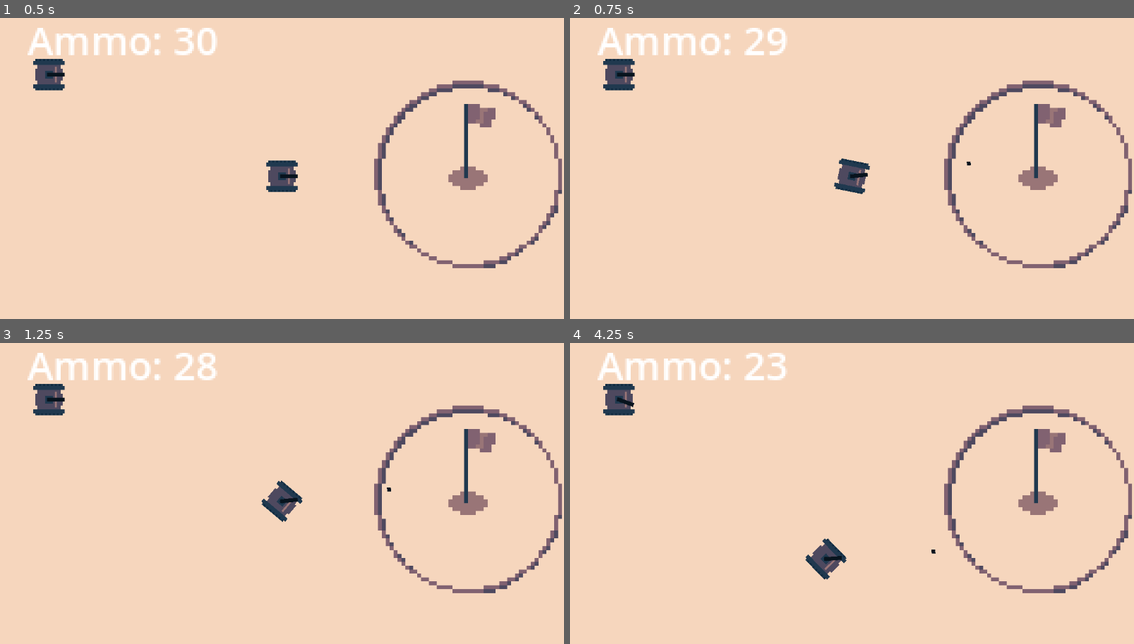
Above: before the commit, frames 1-4 (two rows, left to right).
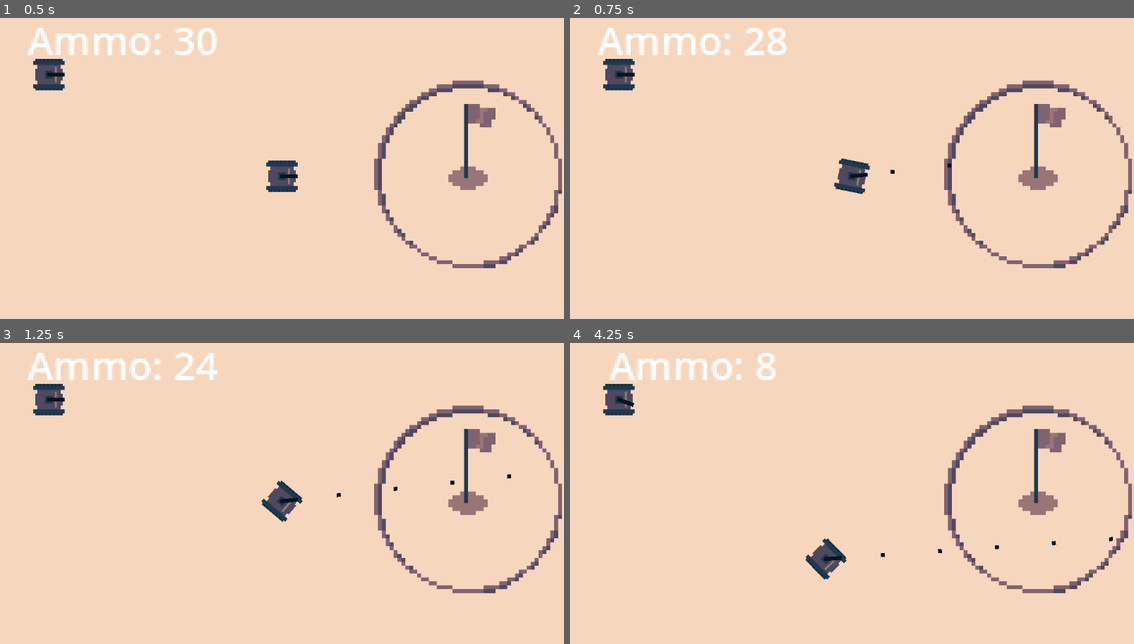
Above: after the commit, the same moments.

Repository: brageaasen/Fuel-Fury
Game: Godot game, scene res://MainScene.tscn
Same seed, same stepped clock (60 frames per second), same inputs: the game is played once before the commit and once after it.
Inputs (mouse positions are in pixels of both pictures, inside the frame that each line leads up to):
- Up to frame 1 (0.5 s): no input
- Up to frame 2 (0.75 s): tap Enter at 0.5 s; move the mouse to (976, 159) at 0.52 s; press the mouse at (976, 159) at 0.53 s; hold D (turn_right) from 0.53 s (still down)
- Up to frame 3 (1.25 s): keep holding D (turn_right); right-click (406, 484) at 0.8 s
- Up to frame 4 (4.25 s): move the mouse to (739, 517) at 1.27 s; release D (turn_right) at 1.28 s; release the mouse at (739, 517) at 1.28 s; hold S (back) 1.28-2.03 s; right-click (739, 517) at 1.35 s; click (739, 517) at 1.55 s; move the mouse to (908, 430) at 2.02 s; press the mouse at (908, 430) at 2.03 s; hold D (turn_right) 2.03-2.78 s; right-click (908, 430) at 2.3 s; move the mouse to (823, 565) at 2.77 s; release the mouse at (823, 565) at 2.78 s; hold W (forward) 2.78-3.53 s; right-click (823, 565) at 2.85 s; click (823, 565) at 3.05 s; move the mouse to (1021, 547) at 3.52 s; press the mouse at (1021, 547) at 3.53 s; hold A (turn_left) from 3.53 s (still down); right-click (1021, 547) at 3.8 s

Frame 1 is identical in both runs. In frame 2, 0.1% of the frame differs, in the area x 35-72%, y 5-52%; in frame 3, 0.2%; in frame 4, 1.2%, in the area x 4-97%, y 3-72%.

Commit message:
Added dual weapons on tanks. MG and Anti tank weapon.

Diff:
--- a/bullets/Bullet.tscn
+++ b/bullets/Bullet.tscn
@@ -1,18 +1,13 @@
-[gd_scene load_steps=5 format=3 uid="uid://bocuou03h0uf3"]
+[gd_scene load_steps=4 format=3 uid="uid://bocuou03h0uf3"]
 
 [ext_resource type="Script" path="res://bullets/Bullet.gd" id="1_fvfbp"]
 [ext_resource type="Texture2D" uid="uid://b3lwpmirdujn0" path="res://assets/Bullet.png" id="2_qd8qt"]
-[ext_resource type="PackedScene" uid="uid://dydi1sfsju10l" path="res://particles/Explosion.tscn" id="2_s1hxg"]
 
 [sub_resource type="RectangleShape2D" id="RectangleShape2D_3ysde"]
 size = Vector2(2, 2)
 
 [node name="Bullet" type="Area2D"]
 script = ExtResource("1_fvfbp")
-Explosion_particles = ExtResource("2_s1hxg")
-speed = 750
-damage = 20
-lifetime = 0.5
 
 [node name="Sprite2D" type="Sprite2D" parent="."]
 texture = ExtResource("2_qd8qt")
--- /dev/null
+++ b/bullets/MachineGunBullet.gd
@@ -0,0 +1 @@
+extends "res://bullets/Bullet.gd"
--- /dev/null
+++ b/bullets/MachineGunBullet.tscn
@@ -0,0 +1,11 @@
+[gd_scene load_steps=3 format=3 uid="uid://3w5jh4kcf4th"]
+
+[ext_resource type="PackedScene" uid="uid://bocuou03h0uf3" path="res://bullets/Bullet.tscn" id="1_situ0"]
+[ext_resource type="Script" path="res://bullets/MachineGunBullet.gd" id="2_wyfcg"]
+
+[node name="MachineGunBullet" instance=ExtResource("1_situ0")]
+collision_mask = 5
+script = ExtResource("2_wyfcg")
+speed = 300
+damage = 1
+lifetime = 2.0
--- a/bullets/PlayerBullet.tscn
+++ b/bullets/PlayerBullet.tscn
@@ -6,5 +6,5 @@
 [node name="PlayerBullet" instance=ExtResource("1_07lw7")]
 collision_mask = 5
 script = ExtResource("2_hoi6o")
-speed = 300
+speed = 250
 lifetime = 2.0
--- a/project.godot
+++ b/project.godot
@@ -42,9 +42,14 @@
 "events": [Object(InputEventKey,"resource_local_to_scene":false,"resource_name":"","device":-1,"window_id":0,"alt_pressed":false,"shift_pressed":false,"ctrl_pressed":false,"meta_pressed":false,"pressed":false,"keycode":0,"physical_keycode":68,"key_label":0,"unicode":100,"echo":false,"script":null)
 ]
 }
-click={
+left_click={
 "deadzone": 0.5,
 "events": [Object(InputEventMouseButton,"resource_local_to_scene":false,"resource_name":"","device":0,"window_id":0,"al …(252 unchanged characters)…
+]
+}
+right_click={
+"deadzone": 0.5,
+"events": [Object(InputEventMouseButton,"resource_local_to_scene":false,"resource_name":"","device":0,"window_id":0,"alt_pressed":false,"shift_pressed":false,"ctrl_pressed":false,"meta_pressed":false,"button_mask":0,"position":Vector2(0, 0),"global_position":Vector2(0, 0),"factor":1.0,"button_index":2,"canceled":false,"pressed":false,"double_click":false,"script":null)
 ]
 }
 
--- a/tanks/Player.gd
+++ b/tanks/Player.gd
@@ -1,6 +1,8 @@
 extends "res://tanks/Tank.gd"
 
 var ammo_storage: int = 30
+var heavy_bullet:PackedScene = load( "res://bullets/PlayerBullet.tscn" )
+var machine_gun_bullet:PackedScene = load( "res://bullets/PlayerBullet.tscn" )
 
 signal ammo_updated # Signal for HUD
 
@@ -8,6 +10,7 @@
 	ammo_updated.emit(ammo_storage)
 
 func control(delta):
+	print($GunTimer.wait_time)
 	$Weapon.look_at(get_global_mouse_position())
 	var rotation_direction = 0
 	if Input.is_action_pressed("turn_right"):
@@ -20,9 +23,14 @@
 		velocity = Vector2(speed, 0).rotated(rotation)
 	if Input.is_action_pressed("back"):
 		velocity = Vector2(-speed/2, 0).rotated(rotation)
-	if Input.is_action_pressed("click"):
+
+	# Make seperate ammo storage for Machine Gun (MG) / Gun
+	if Input.is_action_pressed("left_click"):
 		if ammo_storage > 0:
-			shoot()
+			shoot(machine_gun_bullet, "MG")
+	if Input.is_action_pressed("right_click"):
+		if ammo_storage > 0:
+			shoot(heavy_bullet, "Gun")
 
 
 func _on_base_ammo_updated():
--- a/tanks/Player.tscn
+++ b/tanks/Player.tscn
@@ -11,8 +11,10 @@
 Bullet = ExtResource("3_xom67")
 speed = 60
 rotation_speed = 1.0
-gun_cooldown = 0.4
+gun_cooldown = 7.095
+machine_gun_cooldown = 0.435
 health = 100
 
 [connection signal="shootSignal" from="." to="." method="_on_shoot_signal"]
 [connection signal="timeout" from="GunTimer" to="." method="_on_GunTimer_timeout"]
+[connection signal="timeout" from="MachineGunTimer" to="." method="_on_MachineGunTimer_timeout"]
--- a/tanks/Tank.gd
+++ b/tanks/Tank.gd
@@ -8,23 +8,27 @@
 @export var speed : int
 @export var rotation_speed : float
 @export var gun_cooldown : float
+@export var machine_gun_cooldown : float
 @export var health : int
 
 var can_shoot = true
 var alive = true
 
 func _ready():
+	print("Ready function called")
 	$GunTimer.wait_time = gun_cooldown
+	$MachineGunTimer.wait_time = machine_gun_cooldown
 
 func control(delta):
 	pass
 
-func shoot():
+func shoot(bullet_type, turret):
 	if can_shoot:
 		can_shoot = false
-		$GunTimer.start()
+		if (turret == "MG"): $MachineGunTimer.start()
+		else: $GunTimer.start()
 		var dir = Vector2(1, 0).rotated($Weapon.global_rotation)
-		emit_signal("shootSignal", Bullet, $Weapon/Muzzle.global_position, dir)
+		emit_signal("shootSignal", bullet_type, $Weapon/Muzzle.global_position, dir)
 
 func take_damage(damage):
 	health -= damage
@@ -41,3 +45,6 @@
 
 func _on_GunTimer_timeout():
 	can_shoot = true
+
+func _on_MachineGunTimer_timeout():
+	can_shoot = true
--- a/tanks/Tank.tscn
+++ b/tanks/Tank.tscn
@@ -26,3 +26,8 @@
 
 [node name="GunTimer" type="Timer" parent="."]
 wait_time = 0.5
+one_shot = true
+
+[node name="MachineGunTimer" type="Timer" parent="."]
+wait_time = 0.102
+one_shot = true
